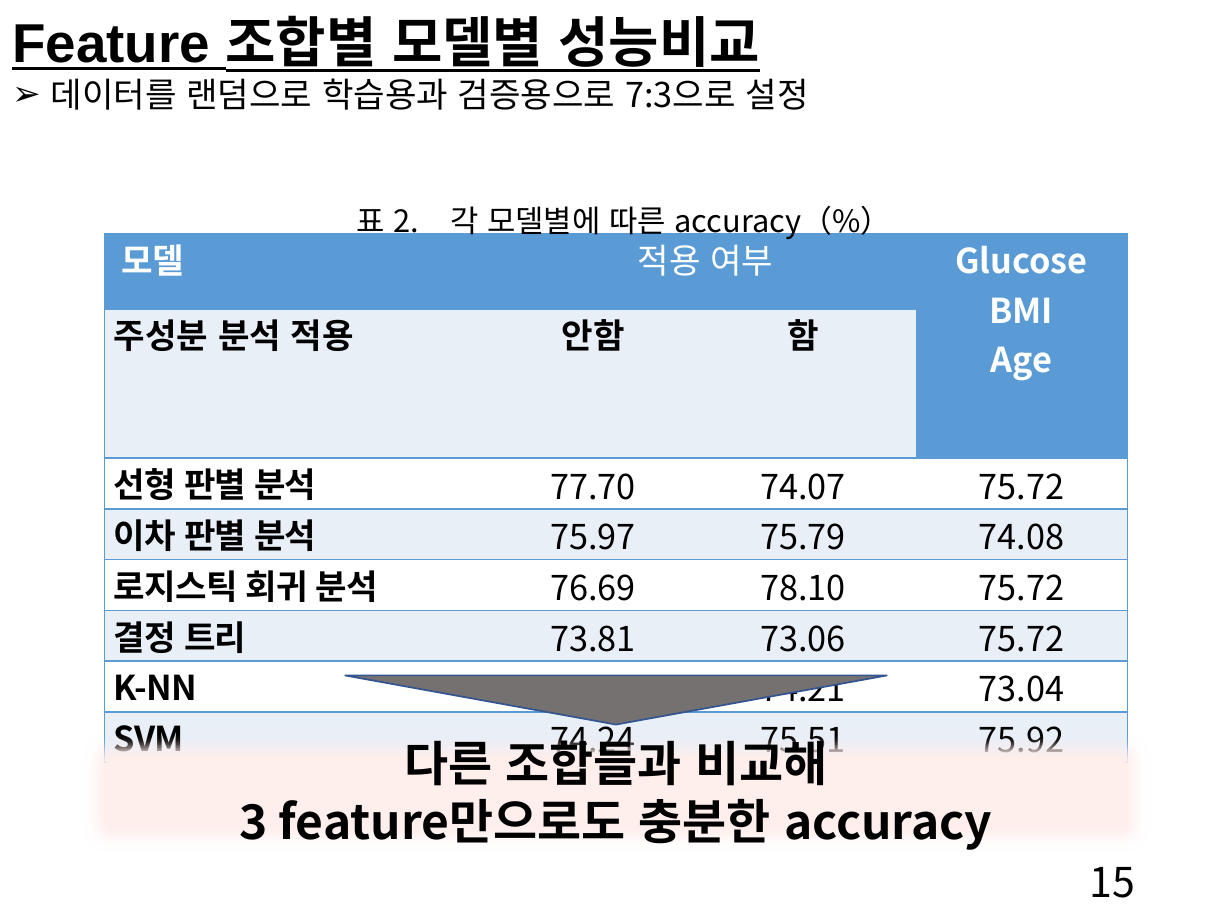
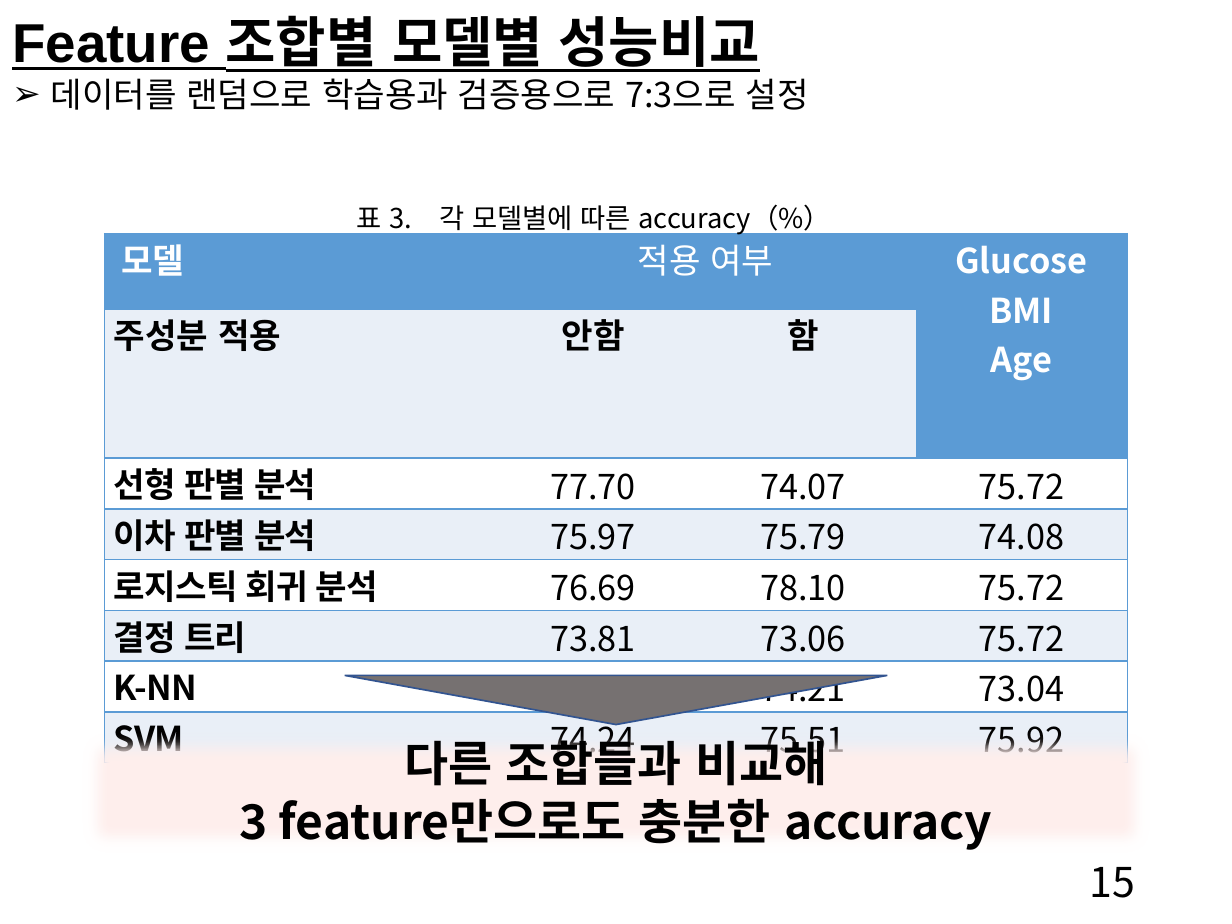
Before and after one commit to yeunkyung/projects, a slide deck: slide 15 of papers/Diabetes_Analysis_ppt_kor.pptx. Drawn at 1232x924 pixels with LibreOffice and Linux fonts; fonts in the diff are those of the drawing. Boxes give left, top, right and bottom in pixels: in the first picture for what was removed or moved away, otherwise in the second. Text is boxed around its words. In the diff, an @@ line names an element or a change of style, - is before the commit and + after.

```diff
--- a/papers/Diabetes_Analysis_ppt_kor.pptx
+++ b/papers/Diabetes_Analysis_ppt_kor.pptx
@@ text at <box>357,204,831,236</box>: text changed; size 18 to 16 pt @@
-표 2. 각 모델별에 따른 accuracy（%）
+표 3. 각 모델별에 따른 accuracy（%）
@@ table at <box>105,234,1127,766</box> @@
-row 2, column 1: 주성분 분석 적용
+row 2, column 1: 주성분 적용
```
Also in this commit, not shown: 13 other slides changed, 1 other file.
